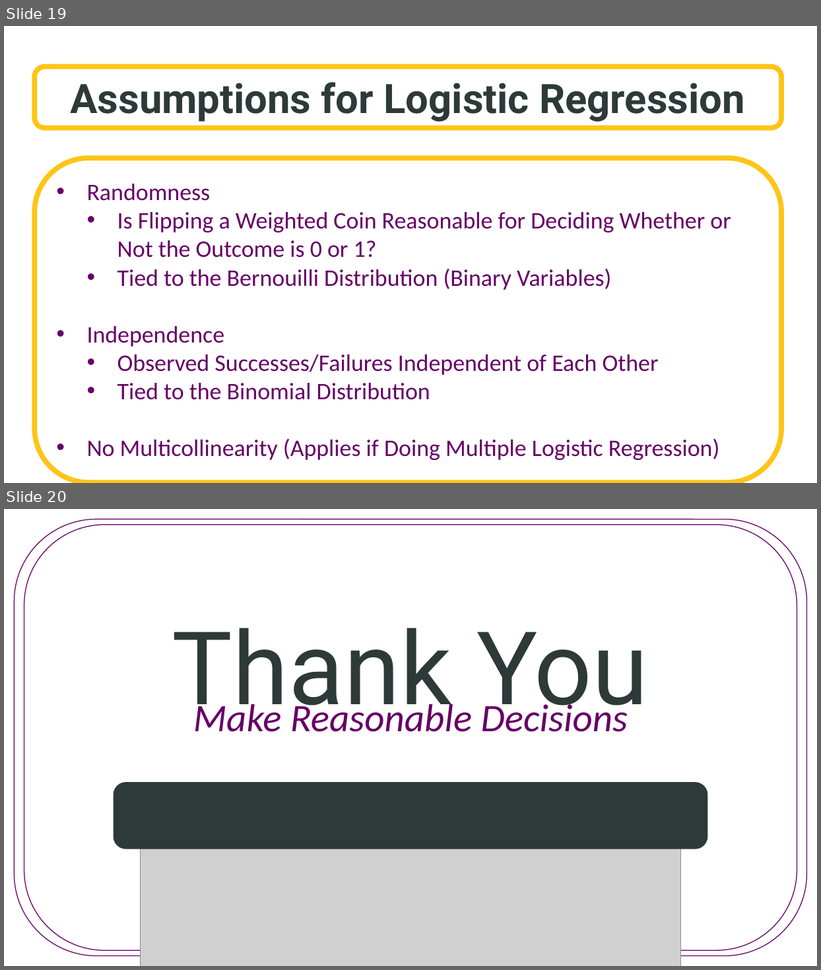
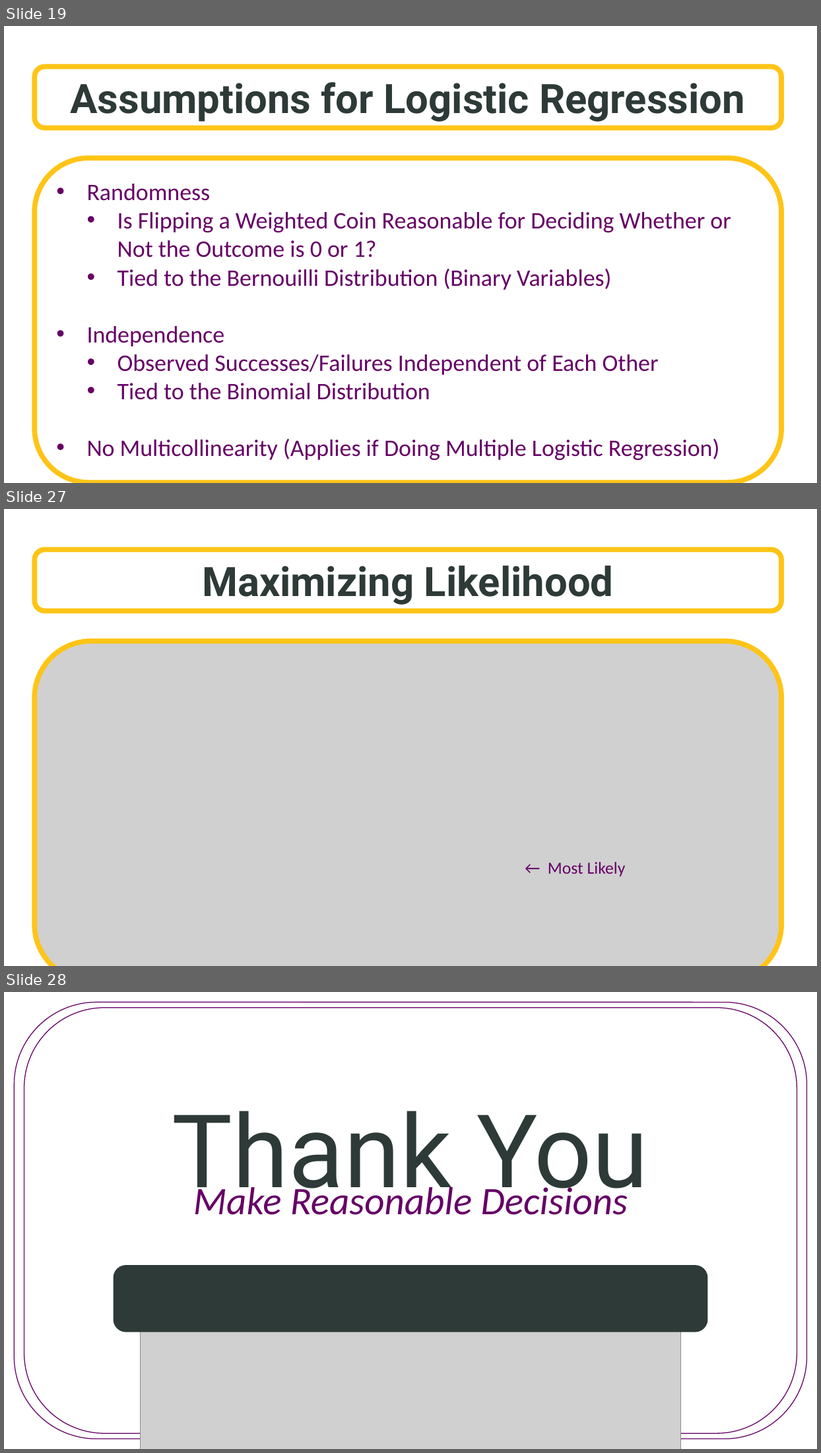
Before and after one commit to SuperMarioGiacomazzo/STOR455_WEBSITE, a slide deck: Lectures/27 - Logistic Regression.pptx. Shown one above the other, each under a label of ours: slides 19 and 20 before the commit, slides 19, 27 and 28 after it; the slides between them are not shown. The pictures are 821x970 and 821x1453 pixels, drawn with LibreOffice and Linux fonts; fonts in the diff are those of the drawing; grey boxes stand for pictures; background and template pictures are left out. Boxes give left, top, right and bottom in pixels: in the first picture for what was removed or moved away, otherwise in the second. Text is boxed around its words. In the diff, an @@ line names an element or a change of style, - is before the commit and + after.

```diff
--- a/Lectures/27 - Logistic Regression.pptx
+++ b/Lectures/27 - Logistic Regression.pptx
@@ slide 27 added at [4, 509, 817, 966], background picture (left out) @@
@@ rounded rectangle added at [34, 550, 781, 611], fill #FFFFFF at 70% opacity, outline #FFC416 6 pt, 48 pt, text #2D3A37, bold @@
+Maximizing Likelihood
@@ picture added at [34, 642, 781, 966] @@
@@ text added at [548, 862, 626, 877], 20 pt, text #660066 @@
+← Most Likely
@@ what was slide 20 is now slide 28 @@
```
Also in this commit, not shown: 7 other slides added, 9 other files.
